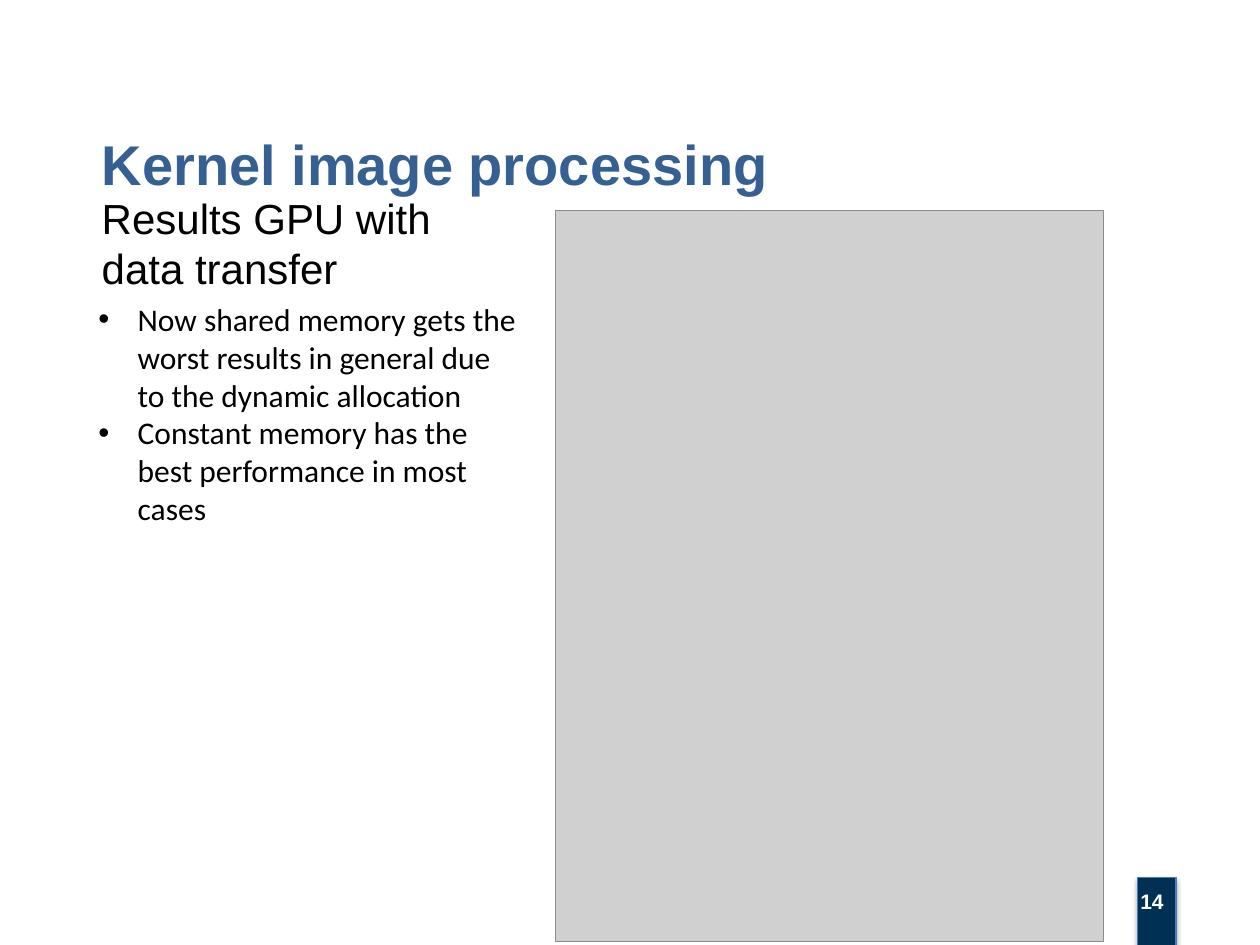
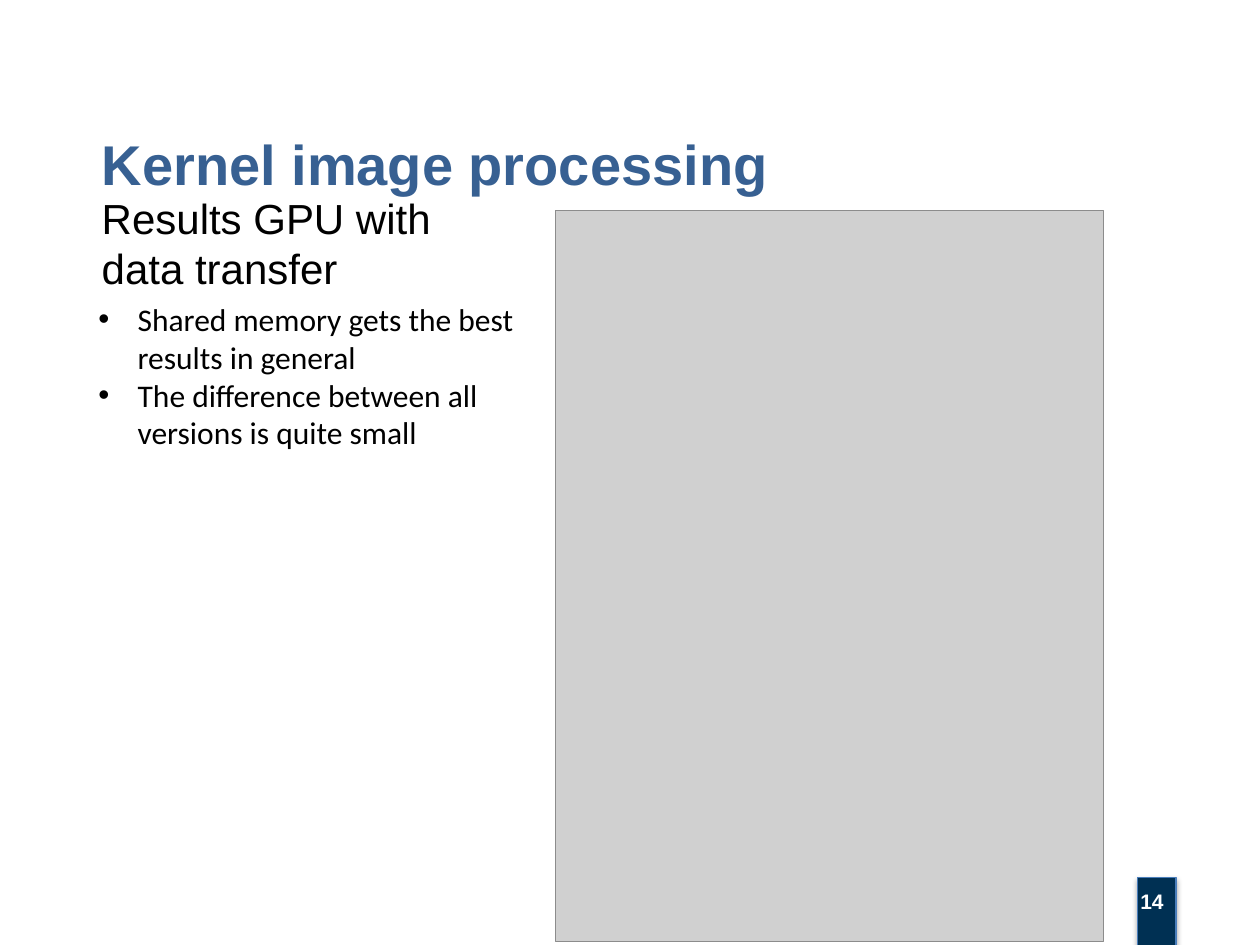
Before and after one commit to villifCoder559/KernelImageProcessing, a slide deck: slide 14 of project_report/kernel_image_processing_presentation.pptx. Drawn at 1260x945 pixels with LibreOffice and Linux fonts; fonts in the diff are those of the drawing; grey boxes stand for pictures; background and template pictures are left out. Boxes give left, top, right and bottom in pixels: in the first picture for what was removed or moved away, otherwise in the second. Text is boxed around its words. In the diff, an @@ line names an element or a change of style, - is before the commit and + after.

Commit message:
update

```diff
--- a/project_report/kernel_image_processing_presentation.pptx
+++ b/project_report/kernel_image_processing_presentation.pptx
@@ text at [138, 309, 513, 449]: text changed @@
-• Now shared memory gets the worst results in general due to the dynamic allocation
-• Constant memory has the best performance in most cases
+• Shared memory gets the best results in general
+• The difference between all versions is quite small
```
Also in this commit, not shown: 1 other slide changed.
